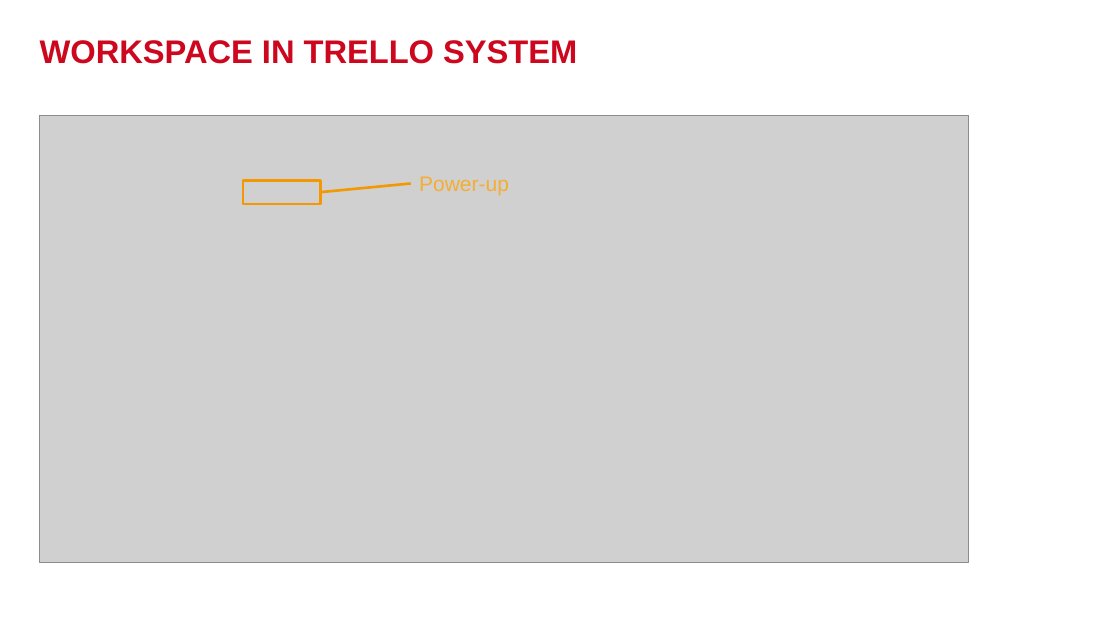
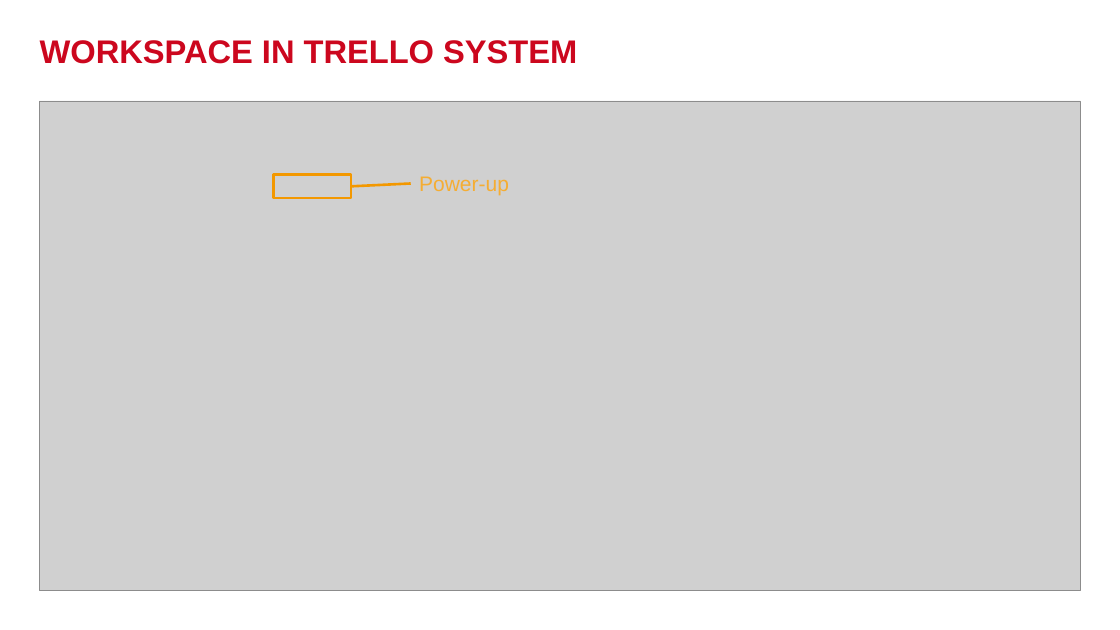
Before and after one commit to khoado-dev/YPP4-KhoaDo, a slide deck: slide 21 of Documents/Presentation/IntroductionFunctionInTrelloSystem.pptx. Drawn at 1120x630 pixels with LibreOffice and Linux fonts; fonts in the diff are those of the drawing; grey boxes stand for pictures; background and template pictures are left out. Boxes give left, top, right and bottom in pixels: in the first picture for what was removed or moved away, otherwise in the second. Text is boxed around its words. In the diff, an @@ line names an element or a change of style, - is before the commit and + after.

```diff
--- a/Documents/Presentation/IntroductionFunctionInTrelloSystem.pptx
+++ b/Documents/Presentation/IntroductionFunctionInTrelloSystem.pptx
@@ picture: place and size @@
-picture at box(39, 115, 969, 563)
+picture at box(39, 101, 1081, 591)
@@ rectangle: place and size @@
-rectangle at box(243, 181, 321, 204)
+rectangle at box(274, 175, 352, 198)
@@ line moved from (321, 192) - (411, 183) to (351, 187) - (411, 183) @@
```
Also in this commit, not shown: 1 other slide changed, 1 other file.
